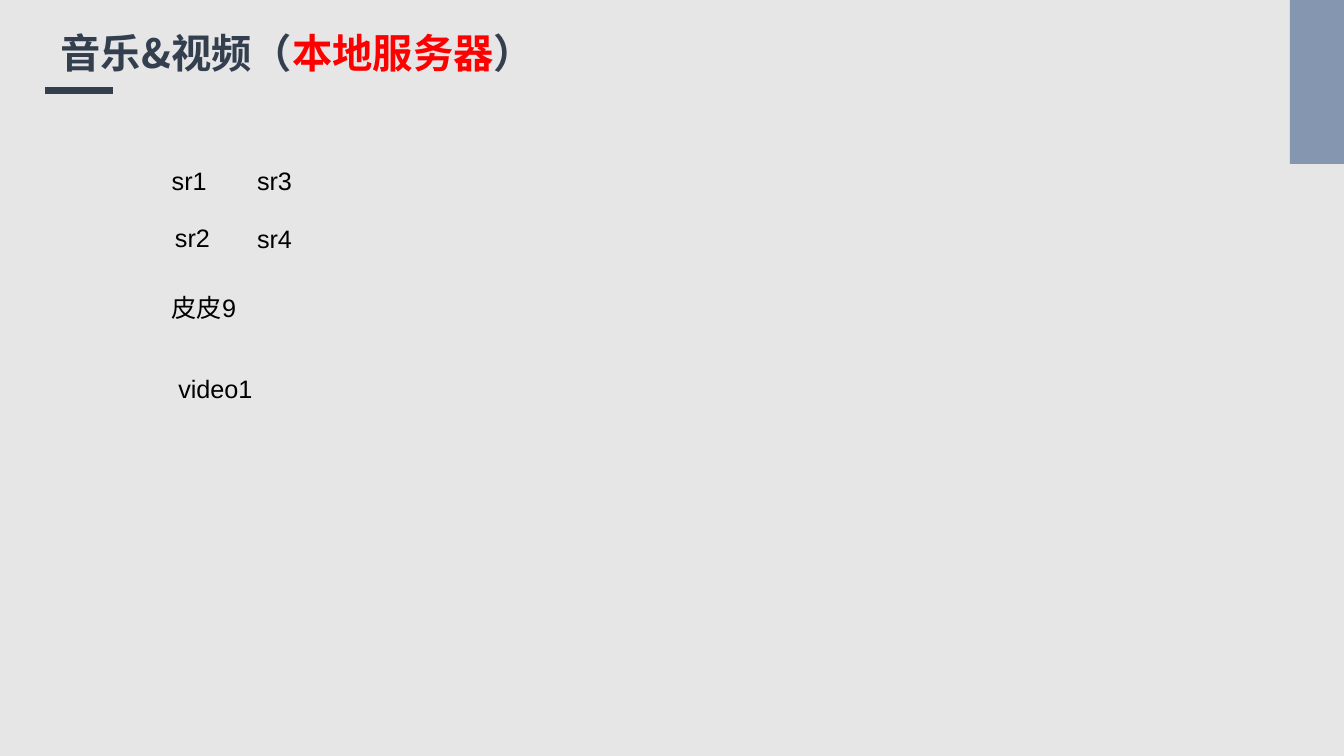
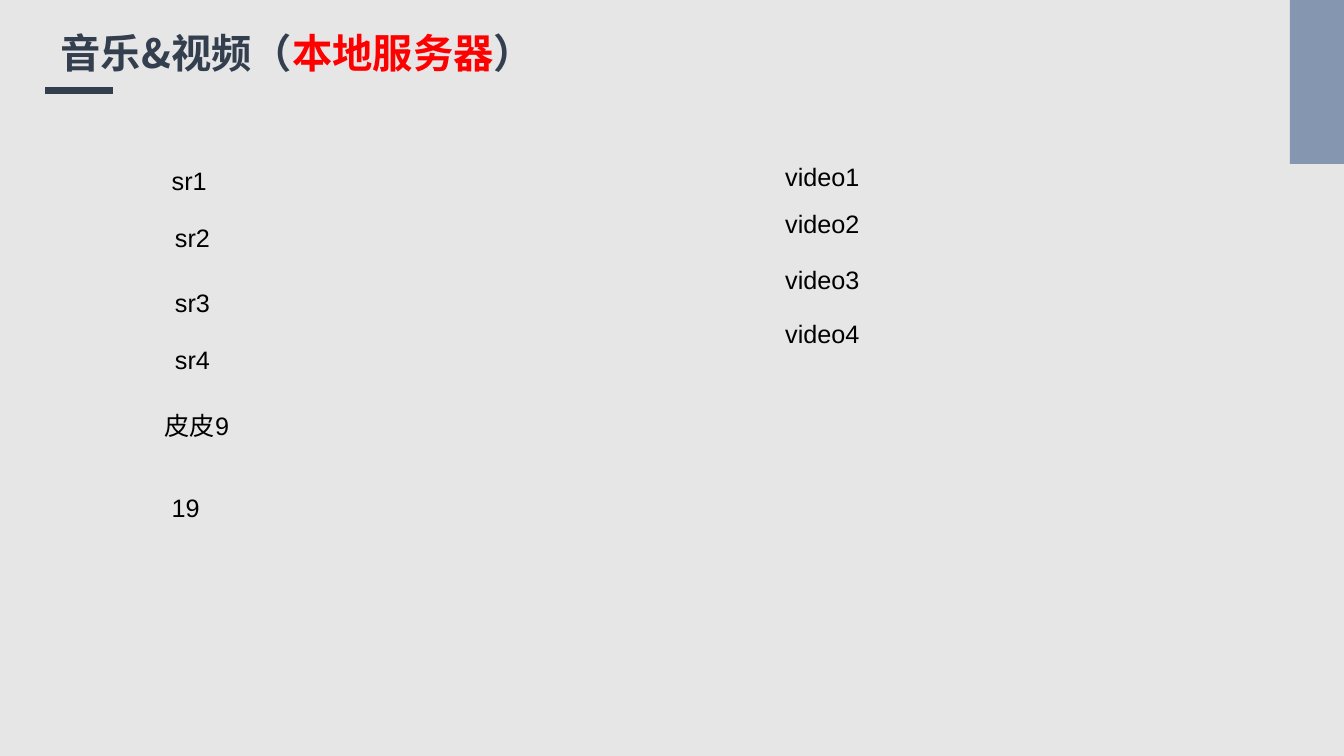
Before and after one commit to Bukehi/BukehiWeb, a slide deck: slide 17 of livefile/livepowerpoint.pptx. Drawn at 1344x756 pixels with LibreOffice and Linux fonts; fonts in the diff are those of the drawing. Boxes give left, top, right and bottom in pixels: in the first picture for what was removed or moved away, otherwise in the second. Text is boxed around its words. In the diff, an @@ line names an element or a change of style, - is before the commit and + after.

```diff
--- a/livefile/livepowerpoint.pptx
+++ b/livefile/livepowerpoint.pptx
@@ text "video1": place and size @@
-text "video1" at [178,379,252,399]
+text "video1" at [785,167,859,187]
@@ text added at [785,214,859,234], 18 pt, text #000000 @@
+video2
@@ text "sr3": place and size @@
-text "sr3" at [257,172,292,191]
+text "sr3" at [175,294,210,313]
@@ text added at [785,270,859,290], 18 pt, text #000000 @@
+video3
@@ text added at [785,324,859,344], 18 pt, text #000000 @@
+video4
@@ text "sr4": place and size @@
-text "sr4" at [257,230,292,249]
+text "sr4" at [175,351,210,370]
@@ text "皮皮9": place and size @@
-text "皮皮9" at [172,295,236,319]
+text "皮皮9" at [165,413,229,437]
@@ text added at [172,499,200,518], 18 pt, text #000000 @@
+19
```
Also in this commit, not shown: 2 other slides changed, 1 other file.
